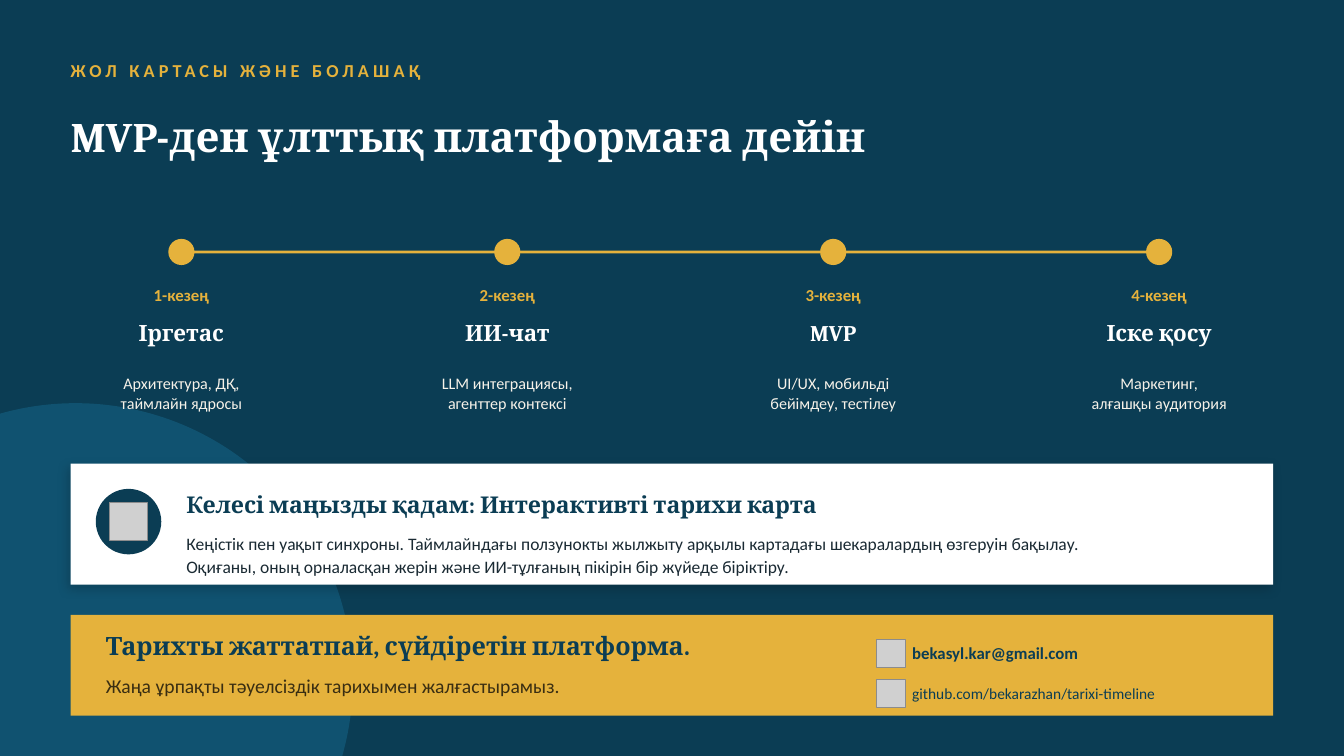
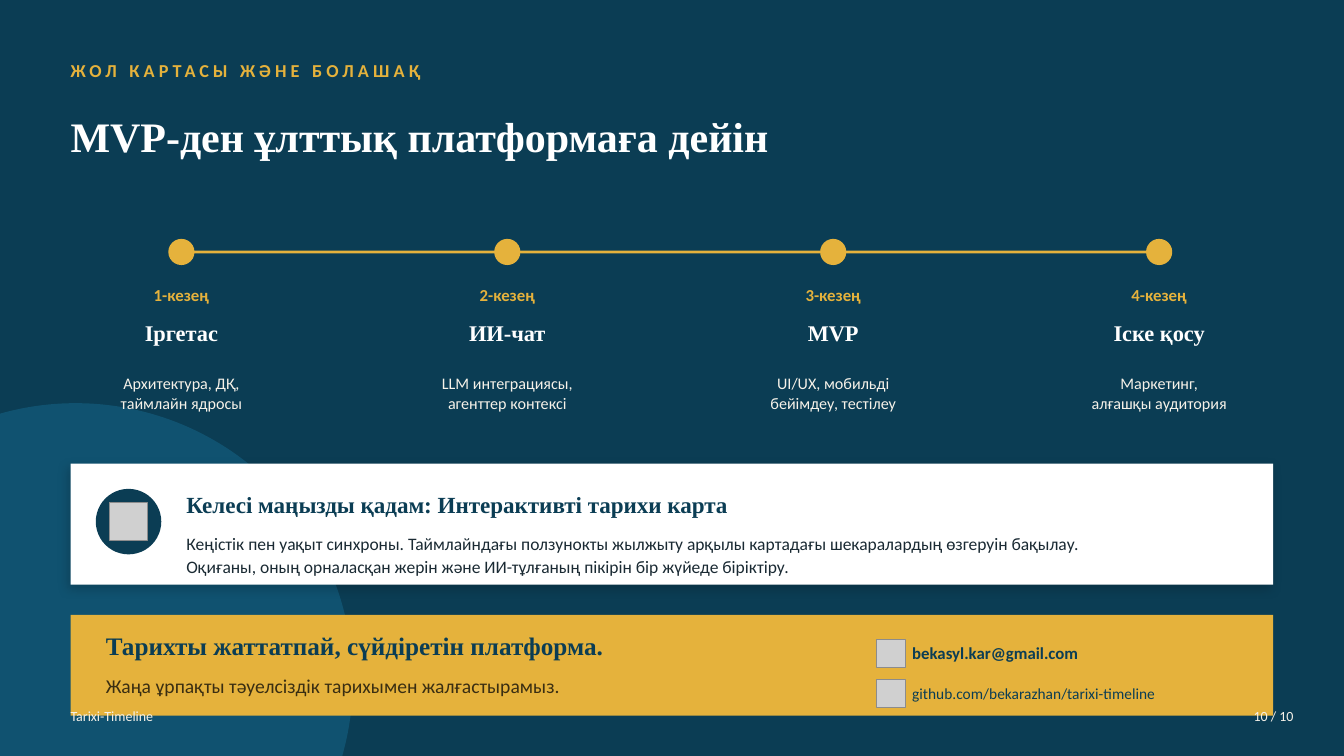
Before and after one commit to bekarazhan/tarixi-timeline, a slide deck: slide 10 of grant-presentation/Tarixi-Timeline_Tauelsizdik_urpaqtary.pptx. Drawn at 1344x756 pixels with LibreOffice and Linux fonts; fonts in the diff are those of the drawing; grey boxes stand for pictures. Boxes give left, top, right and bottom in pixels: in the first picture for what was removed or moved away, otherwise in the second. Text is boxed around its words. In the diff, an @@ line names an element or a change of style, - is before the commit and + after.

```diff
--- a/grant-presentation/Tarixi-Timeline_Tauelsizdik_urpaqtary.pptx
+++ b/grant-presentation/Tarixi-Timeline_Tauelsizdik_urpaqtary.pptx
@@ font Cambria to Times New Roman in 7 elements at <box>71,123,768,160</box>, <box>145,326,218,346</box>, <box>469,326,545,342</box>, <box>808,326,859,342</box>, <box>1114,326,1205,346</box>, <box>186,497,727,518</box>, <box>106,637,602,661</box> @@
@@ text added at <box>71,709,154,725</box>, 10 pt, text #F6F2E9 @@
+Tarixi-Timeline
@@ text added at <box>1254,709,1293,725</box>, 10 pt, text #F6F2E9 @@
+10 / 10
```
Also in this commit, not shown: 9 other slides changed, 7 other files.
